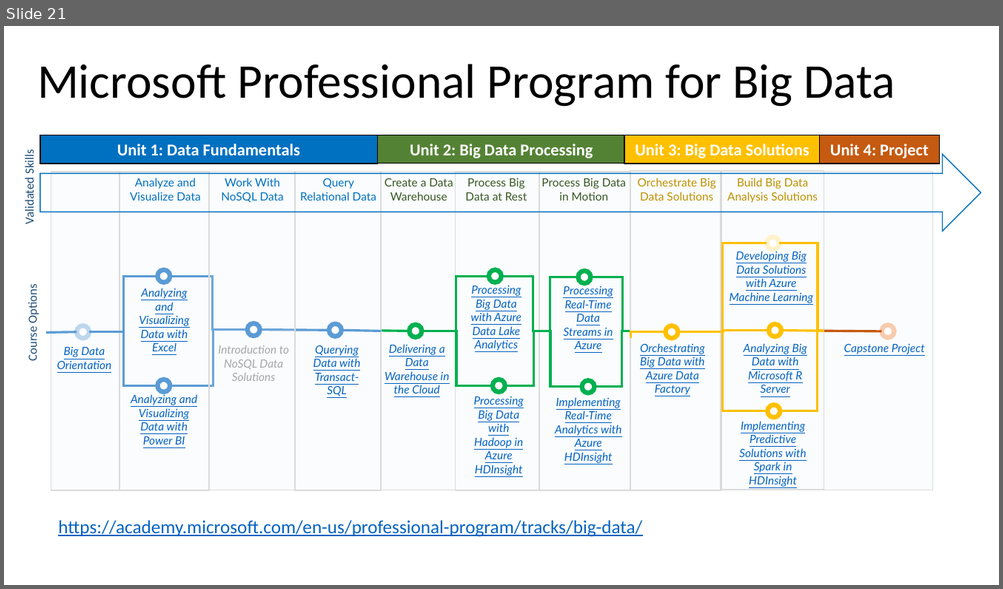
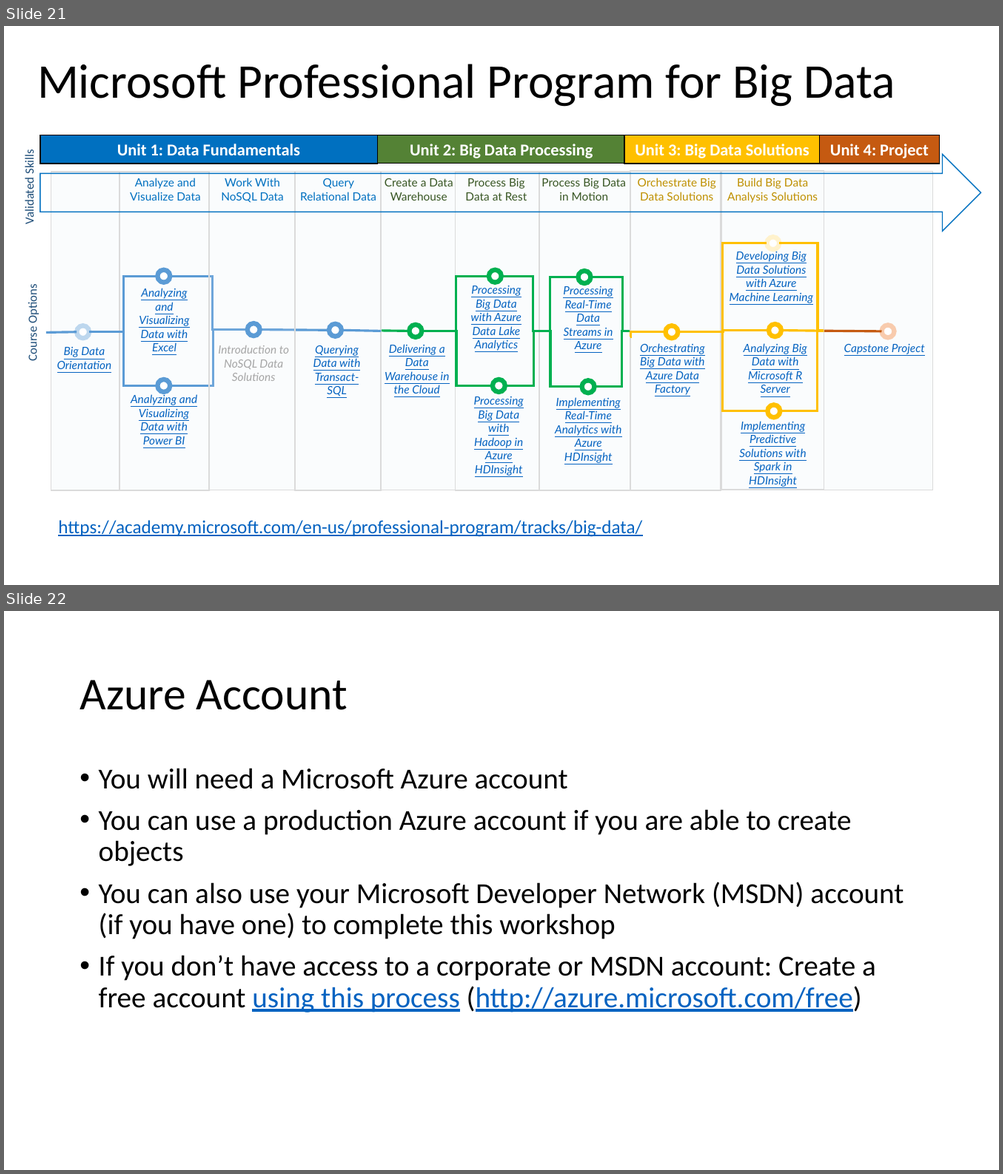
Before and after one commit to guruskill/70-475, a slide deck: NYC-Dec/Microsoft Certification 70-475 Intro.pptx. Shown one above the other, each under a label of ours: slide 21 before the commit, slides 21 and 22 after it. The pictures are 1003x589 and 1003x1174 pixels, drawn with LibreOffice and Linux fonts; fonts in the diff are those of the drawing. Boxes give left, top, right and bottom in pixels: in the first picture for what was removed or moved away, otherwise in the second. Text is boxed around its words. In the diff, an @@ line names an element or a change of style, - is before the commit and + after.

```diff
--- a/NYC-Dec/Microsoft Certification 70-475 Intro.pptx
+++ b/NYC-Dec/Microsoft Certification 70-475 Intro.pptx
@@ slide 22 added at (x1=4, y1=611, x2=999, y2=1170), background #FFFFFF @@
@@ title added at (x1=79, y1=680, x2=347, y2=710), 44 pt, text #000000 @@
+Azure Account
@@ text added at (x1=99, y1=768, x2=903, y2=1013), 28 pt, text #000000 @@
+• You will need a Microsoft Azure account
+• You can use a production Azure account if you are able to create objects
+• You can also use your Microsoft Developer Network (MSDN) account (if you have one) to complete this workshop
+• If you don’t have access to a corporate or MSDN account: Create a free account using this process (http://azure.microsoft.com/free)
```
Also in this commit, not shown: 3 slides changed.
